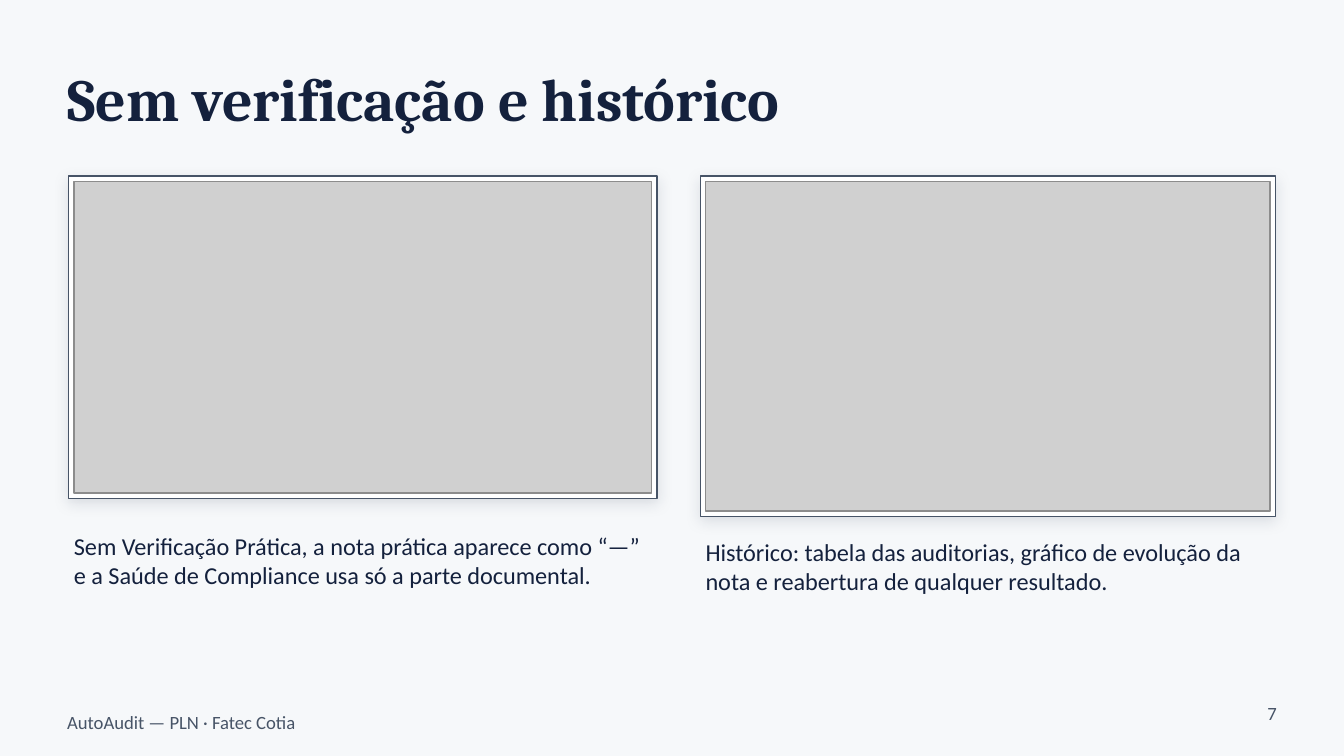
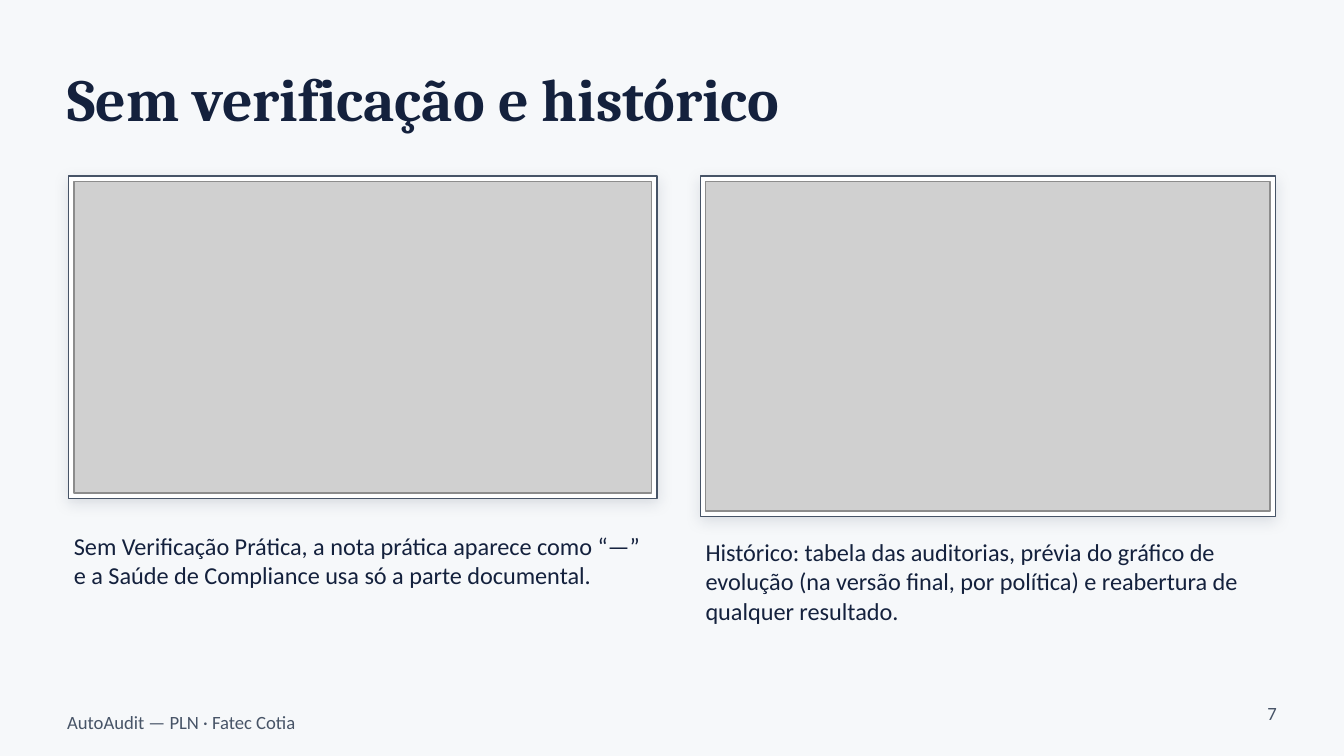
Before and after one commit to A-Capelini/AutoAudit, a slide deck: slide 7 of docs/AutoAudit_Frontend_Apresentacao.pptx. Drawn at 1344x756 pixels with LibreOffice and Linux fonts; fonts in the diff are those of the drawing; grey boxes stand for pictures. Boxes give left, top, right and bottom in pixels: in the first picture for what was removed or moved away, otherwise in the second. Text is boxed around its words. In the diff, an @@ line names an element or a change of style, - is before the commit and + after.

Commit message:
docs: adiciona apresentação e roteiro de fala do frontend

```diff
--- a/docs/AutoAudit_Frontend_Apresentacao.pptx
+++ b/docs/AutoAudit_Frontend_Apresentacao.pptx
@@ text at [706,544,1238,624]: text changed @@
-Histórico: tabela das auditorias, gráfico de evolução da nota e reabertura de qualquer resultado.
+Histórico: tabela das auditorias, prévia do gráfico de evolução (na versão final, por política) e reabertura de qualquer resultado.
```
Also in this commit, not shown: 1 other file.
